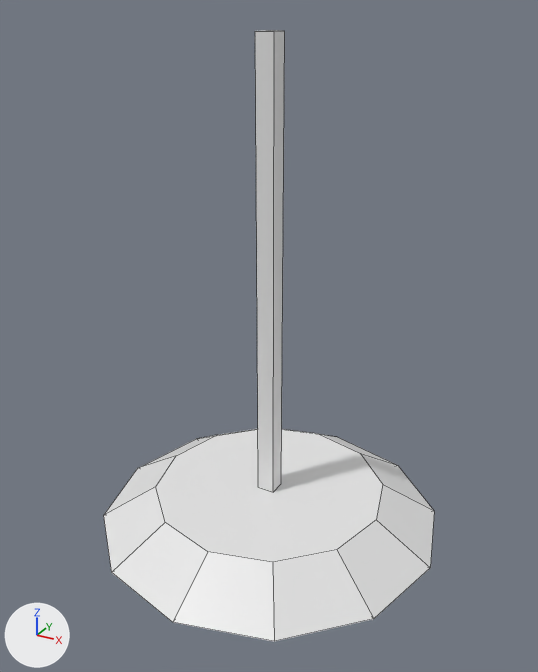
What one commit did to the FBX model Assets/Models/Level Design/Props/Interior/c_ceilingLight1.fbx.
Both versions are drawn from a 50 mm camera at (0.713, -1.3, 7.037) aimed at (0.011, -0.024, 6.399). The lights are fixed; the arrows at lower left show +X, +Y and +Z. Mesh edges are drawn as thin lines. Where no turn or scale is listed for an object, it has been applied to the vertices.

The scene before the commit, as lines of its bpy script (objects in view):
```python
mat_material = principled_material('Material')
mat_material.base_color = (0.8, 0.8, 0.8)  # white #e7e7e7
mat_material.roughness = 0.4
me_cube_012 = bpy.data.meshes.new('Cube.012')
me_cube_012.from_pydata(...)  # 56 vertices, 44 faces; spans x -0.4..0.4, y -0.4..0.4, z 5.92..7.0
# faces by material slot: [43, 1]
me_cube_012.materials.append(mat_material)  # white #e7e7e7
me_cube_012.materials.append(mat_light)  # white #e7e7e7
# before: 9 (0.0, 0.269, 6.0) at pixel (318, 433), 11 (0.135, 0.233, 6.0) at pixel (360, 453), 13 (0.233, 0.135, 6.0) at pixel (382, 484), 15 (0.269, 0.0, 6.0) at pixel (376, 519), 17 (0.233, -0.135, 6.0) at pixel (336, 549)
# before: 19 (0.135, -0.233, 6.0) at pixel (272, 562), 21 (0.0, -0.269, 6.0) at pixel (207, 551), 23 (-0.135, -0.233, 6.0) at pixel (165, 522), 25 (-0.233, -0.135, 6.0) at pixel (155, 486), 27 (-0.269, 0.0, 6.0) at pixel (176, 455)
# before: 29 (-0.233, 0.135, 6.0) at pixel (217, 434), 31 (-0.135, 0.233, 6.0), 32 (0.0, 0.4, 5.92) at pixel (337, 436), 33 (0.2, 0.346, 5.92) at pixel (397, 465), 34 (0.346, 0.2, 5.92) at pixel (434, 510)
# before: 35 (0.4, 0.0, 5.92) at pixel (430, 567), 36 (0.346, -0.2, 5.92) at pixel (373, 618), 37 (0.2, -0.346, 5.92) at pixel (274, 641), 38 (0.0, -0.4, 5.92) at pixel (172, 622), 39 (-0.2, -0.346, 5.92) at pixel (111, 572)
# before: 40 (-0.346, -0.2, 5.92) at pixel (103, 515), 41 (-0.4, 0.0, 5.92) at pixel (137, 468), 42 (-0.346, 0.2, 5.92) at pixel (196, 438), 43 (-0.2, 0.346, 5.92)
ob_cube = bpy.data.objects.new('Cube', me_cube_012)
ob_cube.location = (0.0, 0.0, 0.0)
```
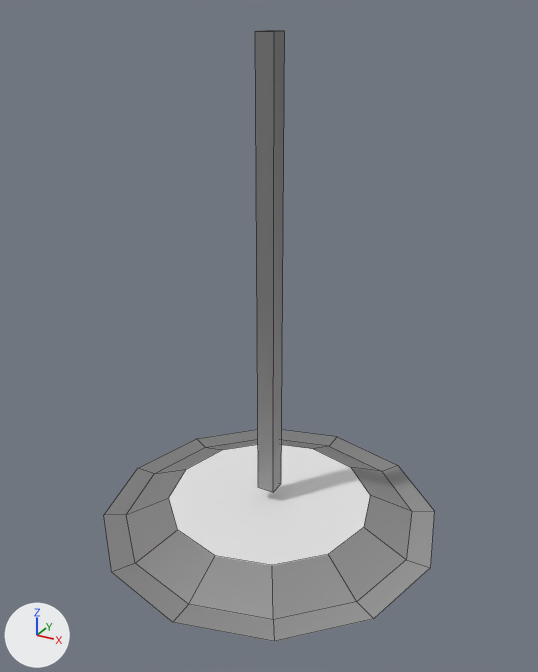
The change, as a diff of the scene's bpy script:
```diff
--- a/Assets/Models/Level Design/Props/Interior/c_ceilingLight1.fbx.py
+++ b/Assets/Models/Level Design/Props/Interior/c_ceilingLight1.fbx.py
@@ img_city_atlas_png @@
+img_city_atlas_png = load_image('City Atlas.png', '../../../../Materials - Textures/Textures/City/City Atlas.png', 8, 8, 'sRGB')
@@ mat_material @@
 mat_material = principled_material('Material')
-mat_material.base_color = (0.8, 0.8, 0.8)  # white #e7e7e7
+mat_material.texture = img_city_atlas_png
 mat_material.roughness = 0.4
@@ me_cube_012 @@
 # used by ob_cube; location = (0.0, 0.0, 0.0)
 # verts and faces of me_cube_012; kept vertices keep their numbers, new ones are numbered from 56
-me_cube_012.from_pydata(...)  # 56 vertices, 44 faces; spans x -0.4..0.4, y -0.4..0.4, z 5.92..7.0
+me_cube_012.from_pydata(...)  # 44 vertices, 30 faces; spans x -0.4..0.4, y -0.4..0.4, z 5.92..7.0
+# me_cube_012 part 1
+delete_vertices([9, 11, 13, 15, 17, 19, 21, 23, 25, 27, 29, 31])  # with the faces that use them
 me_cube_012.materials.append(mat_material)
```

Where the change shows, as pixel boxes [x1, y1, x2, y2] in the pictures (538 x 672 px):
'Cube', surface changed, reshaped: [104, 30, 434, 642] in both
part 1 of me_cube_012, deleted: before [104, 429, 434, 642]
